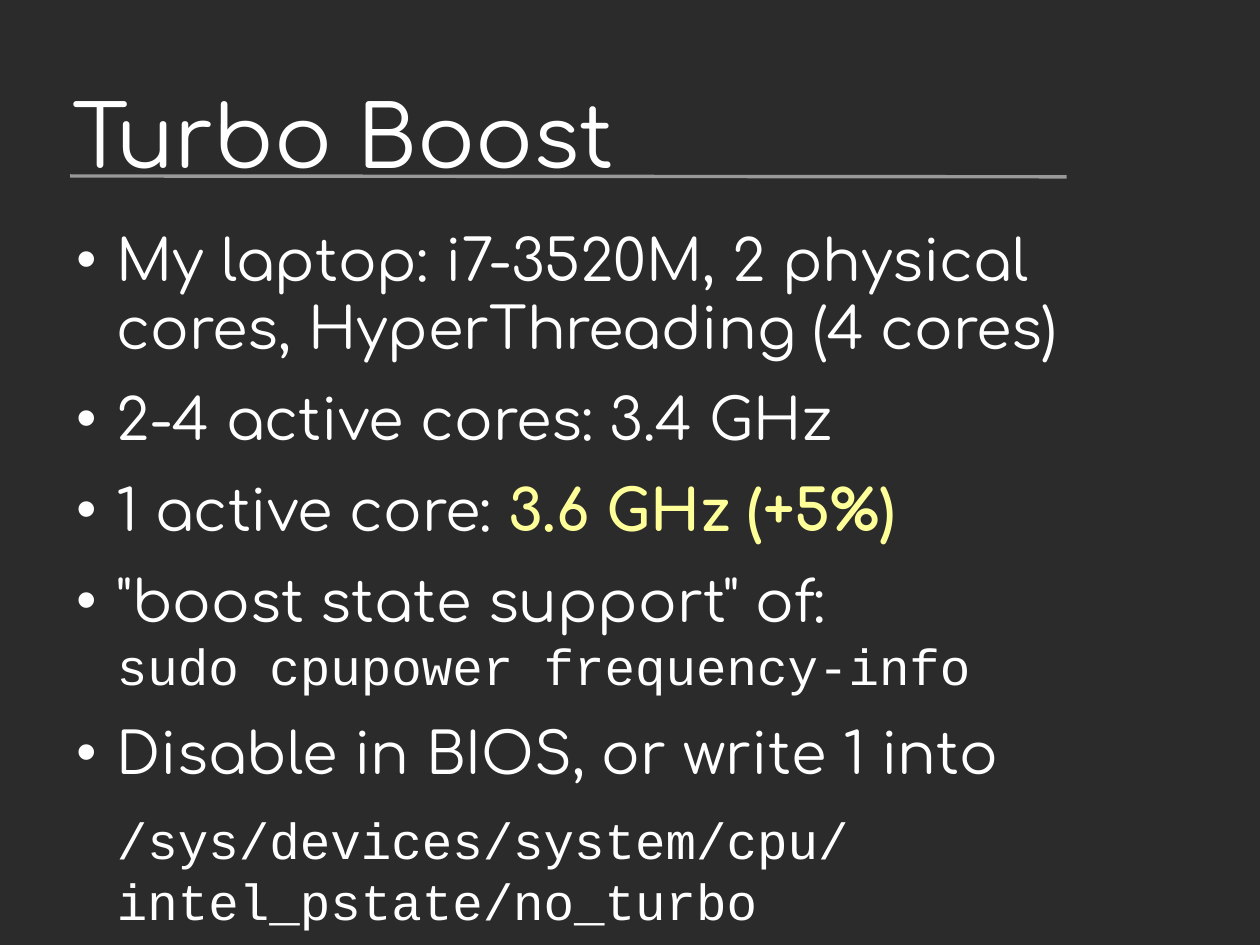
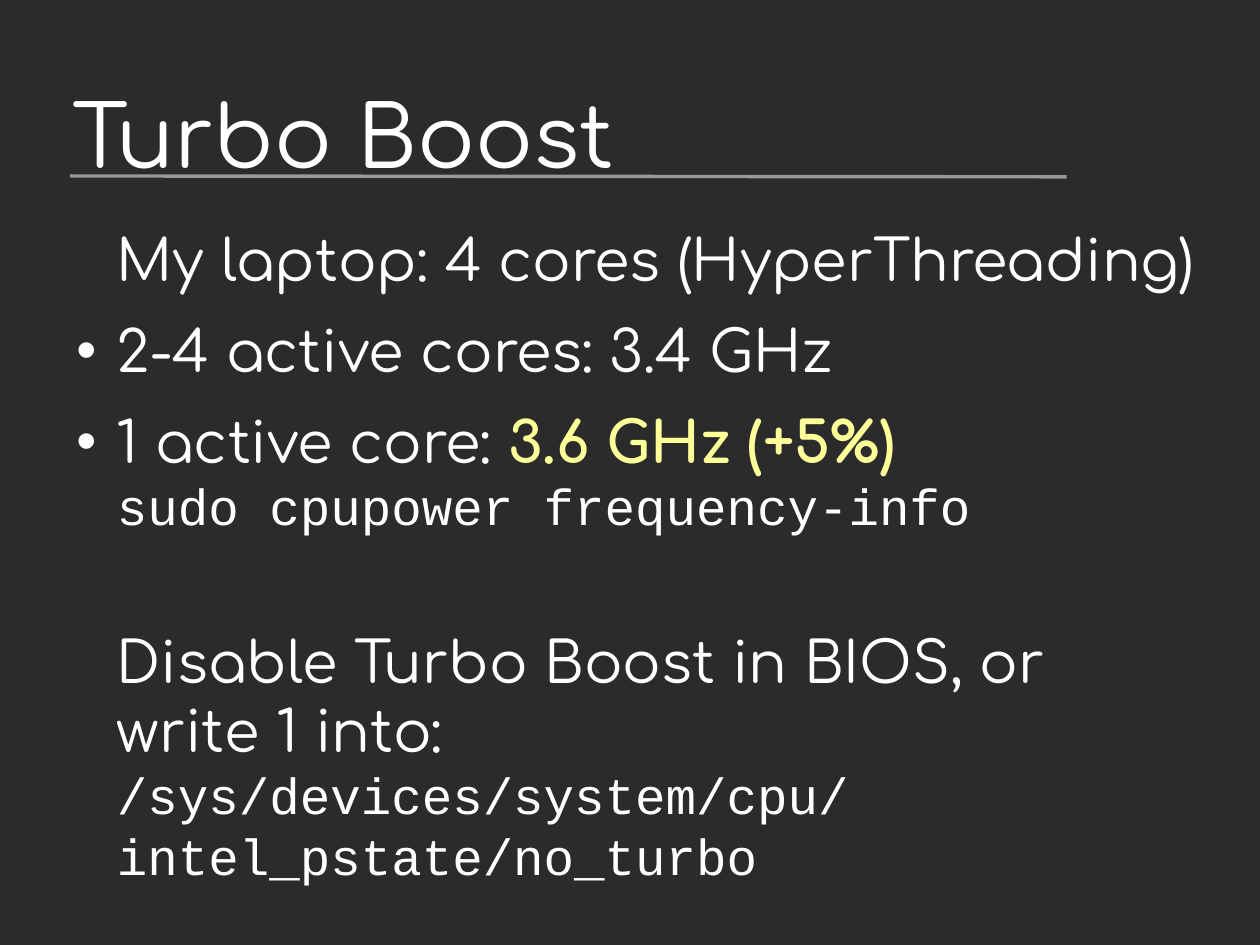
Before and after one commit to vstinner/talks, a slide deck: slide 22 of 2017-FOSDEM-Brussels/howto_run_stable_benchmarks.odp. Drawn at 1260x945 pixels with LibreOffice and Linux fonts; fonts in the diff are those of the drawing; background and template pictures are left out; a plain dark background stands for a picture behind light text. Boxes give left, top, right and bottom in pixels: in the first picture for what was removed or moved away, otherwise in the second. Text is boxed around its words. In the diff, an @@ line names an element or a change of style, - is before the commit and + after.

```diff
--- a/2017-FOSDEM-Brussels/howto_run_stable_benchmarks.odp
+++ b/2017-FOSDEM-Brussels/howto_run_stable_benchmarks.odp
@@ text at <box>117,236,1194,295</box>: text changed @@
-• My laptop: i7-3520M, 2 physical cores, HyperThreading (4 cores)
+My laptop: 4 cores (HyperThreading)
@@ text at <box>117,417,1045,886</box>: text changed; size 36 to 32 pt; font Comfortaa to Courier New @@
-• 1 active core: 3.6 GHz (+5%)
-• "boost state support" of:
-  sudo cpupower frequency-info
-• Disable in BIOS, or write 1 into
-/sys/devices/system/cpu/
-intel_pstate/no_turbo
+• 1 active core: 3.6 GHz (+5%)
+  sudo cpupower frequency-info
+Disable Turbo Boost in BIOS, or write 1 into:
+/sys/devices/system/cpu/
+intel_pstate/no_turbo
```
Also in this commit, not shown: 3 other slides changed, 1 slide added, 1 other file.
